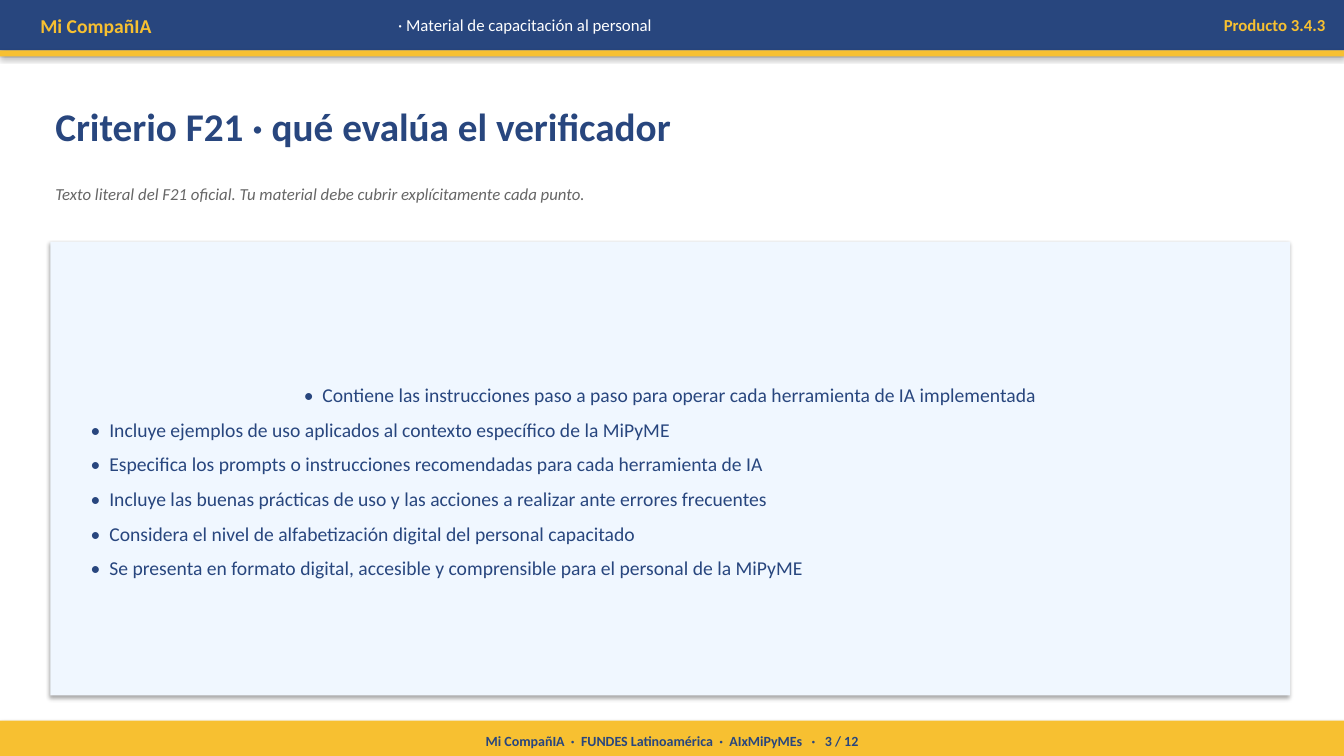
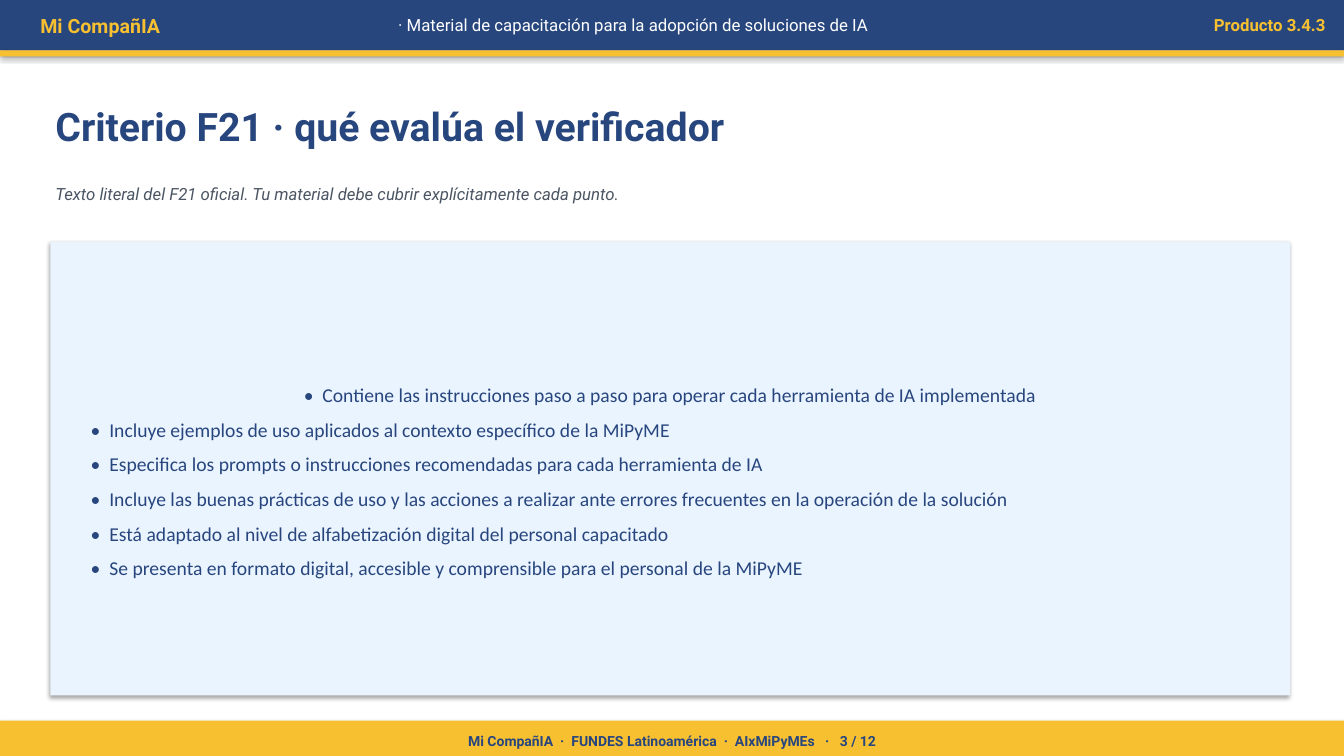
Before and after one commit to oymguerrero/manuales-ec-fundes, a slide deck: slide 3 of estandar-a/templates/3-4-3-material-capacitacion.pptx. Drawn at 1344x756 pixels with LibreOffice and Linux fonts; fonts in the diff are those of the drawing. Boxes give left, top, right and bottom in pixels: in the first picture for what was removed or moved away, otherwise in the second. Text is boxed around its words. In the diff, an @@ line names an element or a change of style, - is before the commit and + after.

```diff
--- a/estandar-a/templates/3-4-3-material-capacitacion.pptx
+++ b/estandar-a/templates/3-4-3-material-capacitacion.pptx
@@ text at [407, 18, 868, 35]: text changed; font Calibri to Roboto @@
-· Material de capacitación al personal
+· Material de capacitación para la adopción de soluciones de IA
@@ text "Texto literal del F21 oficial. ..." at [55, 187, 619, 204]: font Calibri to Roboto, text colour #666666 to #4B5563 @@
@@ rectangle "• Contiene las instrucciones paso ..." at [50, 242, 1291, 696]: fill #F0F7FF to #EAF4FF @@
@@ text in rectangle at [109, 492, 1007, 545]: text changed @@
-• Incluye las buenas prácticas de uso y las acciones a realizar ante errores frecuentes
-• Considera el nivel de alfabetización digital del personal capacitado
+• Incluye las buenas prácticas de uso y las acciones a realizar ante errores frecuentes en la operación de la solución
+• Está adaptado al nivel de alfabetización digital del personal capacitado
@@ font Calibri to Roboto in 4 elements at [40, 18, 161, 37], [1214, 18, 1326, 31], [55, 111, 724, 149], [468, 735, 876, 749] @@
```
Also in this commit, not shown: 11 other slides changed, 18 other files.
